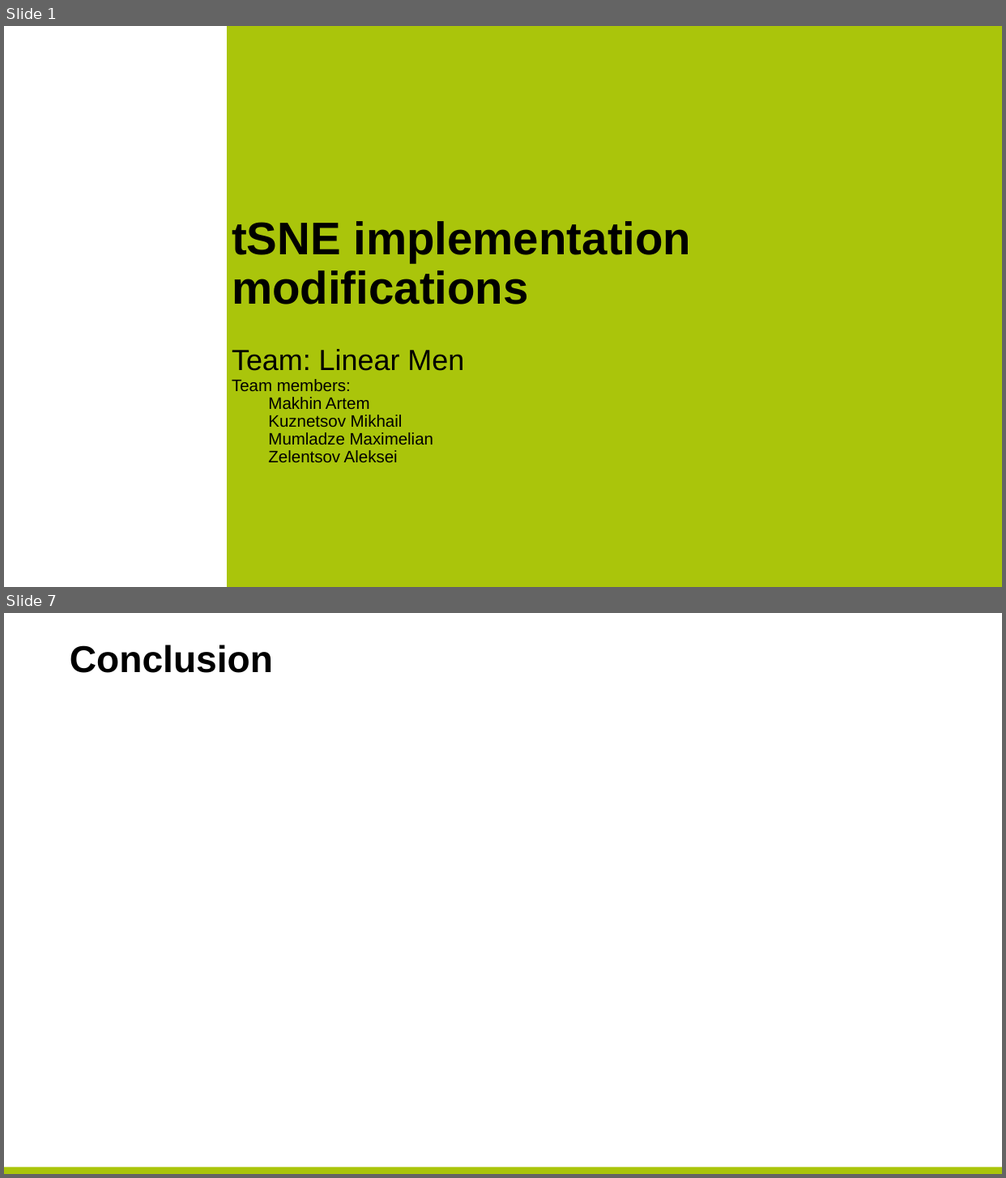
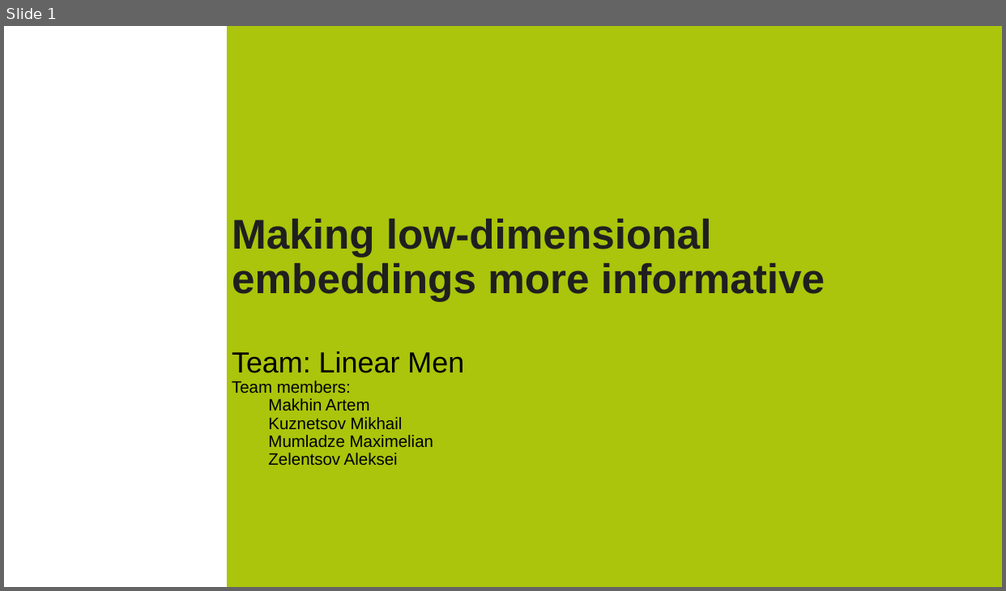
Before and after one commit to Recap-Minutes-of-Meetings/tsne, a slide deck: preso.pptx. Shown one above the other, each under a label of ours: slides 1 and 7 before the commit, slide 1 after it; the slides between them are not shown. The pictures are 1006x1178 and 1006x591 pixels, drawn with LibreOffice and Linux fonts; fonts in the diff are those of the drawing; background and template pictures are left out. Boxes give left, top, right and bottom in pixels: in the first picture for what was removed or moved away, otherwise in the second. Text is boxed around its words. In the diff, an @@ line names an element or a change of style, - is before the commit and + after.

```diff
--- a/preso.pptx
+++ b/preso.pptx
@@ slide 7 removed at (4,613,1002,1174), background #FFFFFF @@
@@ title removed at (70,645,273,673) @@
-Conclusion
@@ page number removed at (914,643,961,684) @@
-7
@@ rectangle removed at (4,1168,1002,1174) @@
@@ slide 1 changed as well @@
@@ text at (232,219,825,301): text changed; size 44 to 40 pt; text colour #000000 to #1F1F1F @@
-tSNE implementation modifications
+Making low-dimensional embeddings more informative
```
Also in this commit, not shown: 5 other slides changed, 8 slides added.
